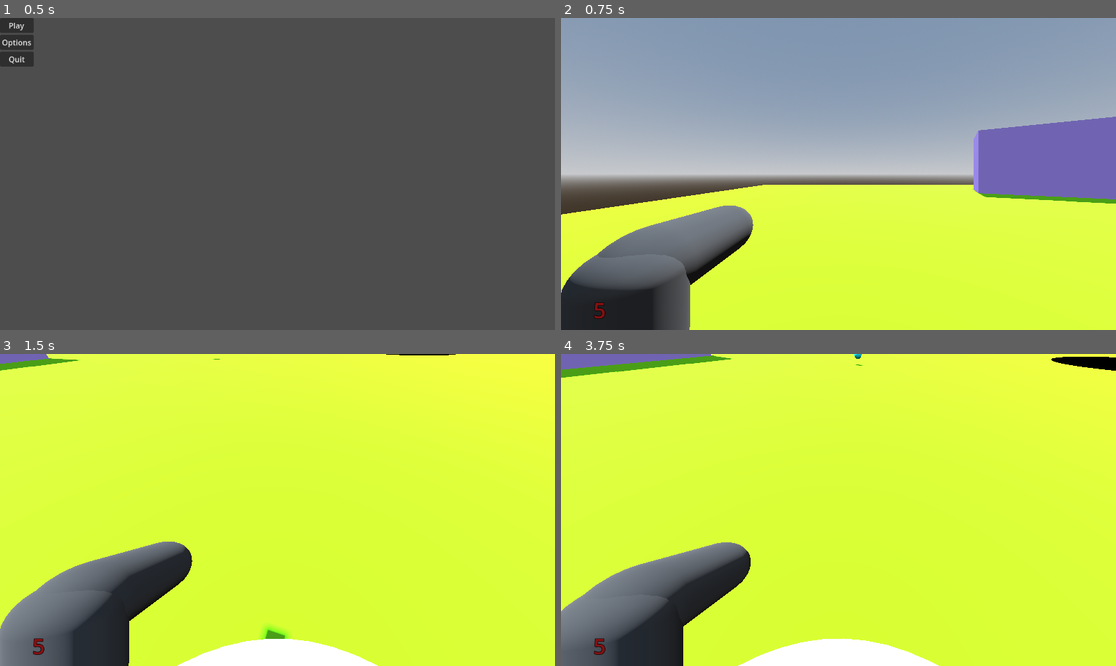
Above: before the commit, frames 1-4 (two rows, left to right).
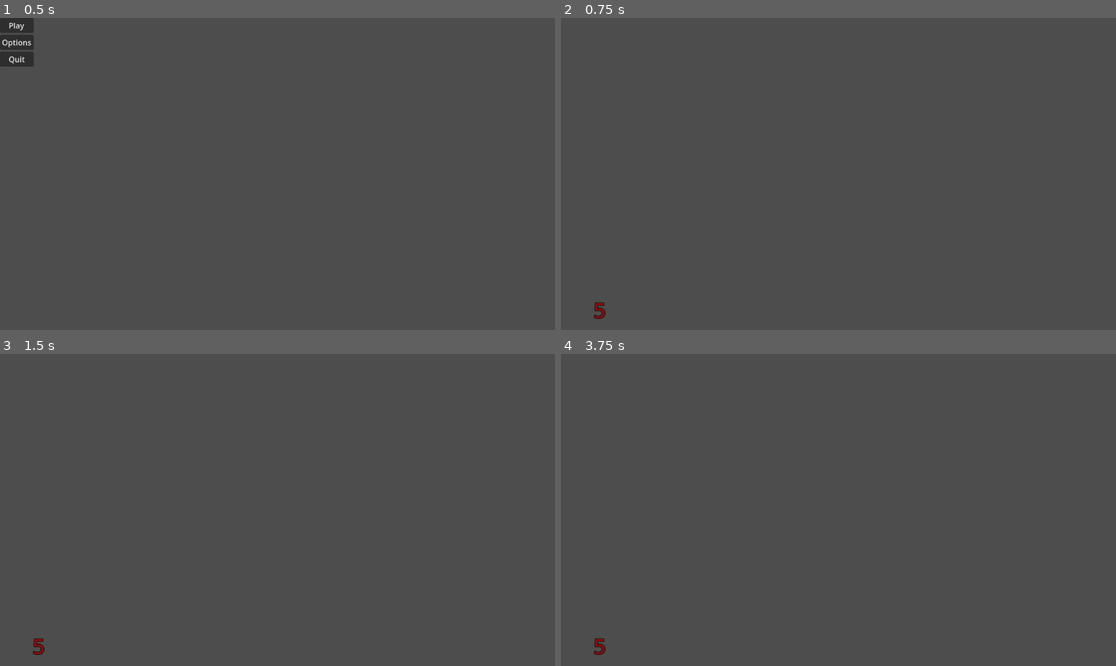
Above: after the commit, the same moments.

Repository: covmoore/potions_and_arsenals
Game: Godot game, scene res://scenes/MainMenu.tscn
Same seed, same stepped clock (60 frames per second), same inputs: the game is played once before the commit and once after it.
Inputs (mouse positions are in pixels of both pictures, inside the frame that each line leads up to):
- Up to frame 1 (0.5 s): no input
- Up to frame 2 (0.75 s): click "Play" at 0.5 s
- Up to frame 3 (1.5 s): tap Enter at 1.25 s; move the mouse to (305, 510) at 1.27 s; hold W (move_forward) from 1.28 s (still down); click (305, 510) at 1.35 s
- Up to frame 4 (3.75 s): tap Space (jump) at 1.52, 2.27, 2.75 s; move the mouse to (810, 510) at 2.02 s; tap V at 2.1, 3.6 s; move the mouse to (777, 447) at 2.77 s; release W (move_forward) at 2.78 s; hold D (move_right) 2.78-3.53 s; click (777, 447) at 2.85 s; tap Enter at 3.5 s; move the mouse to (816, 447) at 3.52 s; hold W (move_forward) from 3.53 s (still down); click (816, 447) at 3.67 s

Frame 1 is identical in both runs. In frame 2, 97% of the frame differs, in the area x 0-100%, y 0-100%; in frame 3, 98%; in frame 4, 98%.
Error after the commit: Parse Error: Identifier "player_instance" not declared in the current scope. (res://scenes/world.gd:18)

Commit message:
player now spawns on spawn point but enemy scripts broke

Diff:
--- a/model_scenes/enemy.gd
+++ b/model_scenes/enemy.gd
@@ -18,17 +18,18 @@
 	pass
 
 func _process(delta):
-	velocity = Vector3.ZERO
-	nav_agent.set_target_position(player.global_transform.origin)
-	look_at(Vector3(player.global_position.x, global_position.y, player.global_position.z), Vector3.UP)
-	var next_nav_point = nav_agent.get_next_path_position()
-	velocity = (next_nav_point - global_transform.origin).normalized() * SPEED
-	move_and_slide()
-	if _target_in_range():
-		var current_time = Time.get_ticks_msec()
-		if abs(current_time - last_attacked) > HIT_SPEED:
-			player.hit(1)
-			last_attacked = Time.get_ticks_msec()
+	if player != null:
+		velocity = Vector3.ZERO
+		nav_agent.set_target_position(player.global_transform.origin)
+		look_at(Vector3(player.global_position.x, global_position.y, player.global_position.z), Vector3.UP)
+		var next_nav_point = nav_agent.get_next_path_position()
+		velocity = (next_nav_point - global_transform.origin).normalized() * SPEED
+		move_and_slide()
+		if _target_in_range():
+			var current_time = Time.get_ticks_msec()
+			if abs(current_time - last_attacked) > HIT_SPEED:
+				player.hit(1)
+				last_attacked = Time.get_ticks_msec()
 
 func _target_in_range():
 	return global_position.distance_to(player.global_position) < ATTACK_RANGE
@@ -39,5 +40,7 @@
 		emit_signal("enemy_died")
 		queue_free()
 
-func _on_world_player_created(player_path):
+
+func _on_world_player_created():
+	print("PLAYER CREATED")
 	player = get_node(player_path)
--- a/model_scenes/player.tscn
+++ b/model_scenes/player.tscn
@@ -35,7 +35,6 @@
 
 [node name="Camera3D" type="Camera3D" parent="Head"]
 transform = Transform3D(1, 0, 0, 0, 1, 0, 0, 0, 1, 0, -0.541225, -0.399508)
-cull_mask = 1032191
 fov = 80.0
 
 [node name="TemHandGun" parent="Head/Camera3D" instance=ExtResource("2_nlt3j")]
--- a/scenes/Level1.tscn
+++ b/scenes/Level1.tscn
@@ -1,8 +1,8 @@
-[gd_scene load_steps=22 format=3 uid="uid://buyhvh6k31qu7"]
+[gd_scene load_steps=16 format=3 uid="uid://buyhvh6k31qu7"]
 
 [ext_resource type="Script" path="res://scenes/world.gd" id="1_aaeb4"]
+[ext_resource type="PackedScene" uid="uid://driaaxhm5pppt" path="res://model_scenes/temp_enemy.tscn" id="1_cs7gb"]
 [ext_resource type="PackedScene" uid="uid://cty3y68hwt6jn" path="res://model_scenes/player_spawn_point.tscn" id="2_c2mix"]
-[ext_resource type="PackedScene" uid="uid://5wpla3btmto1" path="res://model_scenes/enemy_spawn_area.tscn" id="5_1qsfv"]
 [ext_resource type="Script" path="res://UI/PlayerUI.gd" id="5_6kfod"]
 [ext_resource type="Script" path="res://UI/Inventory.gd" id="6_7giy0"]
 [ext_resource type="PackedScene" path="res://scenes/slot.tscn" id="6_8582x"]
@@ -93,6 +93,18 @@
 use_collision = true
 material = SubResource("StandardMaterial3D_6mppw")
 
+[node name="TempEnemy" parent="." instance=ExtResource("1_cs7gb")]
+transform = Transform3D(-0.974668, 0, -0.223658, 0, 1, 0, 0.223658, 0, -0.974668, 0, 1.10625, 13.1442)
+
+[node name="TempEnemy2" parent="." instance=ExtResource("1_cs7gb")]
+transform = Transform3D(-0.391695, 0, -0.920095, 0, 1, 0, 0.920095, 0, -0.391695, 11.0141, 1.10625, 9.16435)
+
+[node name="TempEnemy3" parent="." instance=ExtResource("1_cs7gb")]
+transform = Transform3D(0.520399, 0, -0.853924, 0, 1, 0, 0.853924, 0, 0.520399, 18.1917, 0.942921, -7.18677)
+
+[node name="TempEnemy4" parent="." instance=ExtResource("1_cs7gb")]
+transform = Transform3D(0.921335, 0, -0.38877, 0, 1, 0, 0.38877, 0, 0.921335, 3.71624, 0.942921, -15.3612)
+
 [node name="PlayerUI" type="Control" parent="."]
 layout_mode = 3
 anchors_preset = 0
@@ -135,131 +147,4 @@
 horizontal_alignment = 1
 vertical_alignment = 1
 
-[node name="pauseTxt" type="Label" parent="PlayerUI/CanvasLayer"]
-visible = false
-anchors_preset = 8
-anchor_left = 0.5
-anchor_top = 0.5
-anchor_right = 0.5
-anchor_bottom = 0.5
-offset_left = -20.0
-offset_top = -11.5
-offset_right = 20.0
-offset_bottom = 11.5
-grow_horizontal = 2
-grow_vertical = 2
-text = "Paused"
-label_settings = SubResource("LabelSettings_ed7c8")
-
-[node name="Inventory" type="GridContainer" parent="PlayerUI/CanvasLayer"]
-anchors_preset = 8
-anchor_left = 0.5
-anchor_top = 0.5
-anchor_right = 0.5
-anchor_bottom = 0.5
-offset_left = -166.0
-offset_top = -168.0
-offset_right = 166.0
-offset_bottom = 166.0
-grow_horizontal = 2
-grow_vertical = 2
-columns = 4
-script = ExtResource("6_7giy0")
-
-[node name="Slot" parent="PlayerUI/CanvasLayer/Inventory" instance=ExtResource("6_8582x")]
-layout_mode = 2
-script = ExtResource("8_jhcfk")
-
-[node name="Slot2" parent="PlayerUI/CanvasLayer/Inventory" instance=ExtResource("6_8582x")]
-layout_mode = 2
-script = ExtResource("8_jhcfk")
-
-[node name="Slot3" parent="PlayerUI/CanvasLayer/Inventory" instance=ExtResource("6_8582x")]
-layout_mode = 2
-script = ExtResource("8_jhcfk")
-
-[node name="Slot4" parent="PlayerUI/CanvasLayer/Inventory" instance=ExtResource("6_8582x")]
-layout_mode = 2
-script = ExtResource("8_jhcfk")
-
-[node name="Slot5" parent="PlayerUI/CanvasLayer/Inventory" instance=ExtResource("6_8582x")]
-layout_mode = 2
-script = ExtResource("8_jhcfk")
-
-[node name="Slot6" parent="PlayerUI/CanvasLayer/Inventory" instance=ExtResource("6_8582x")]
-layout_mode = 2
-script = ExtResource("8_jhcfk")
-
-[node name="Slot7" parent="PlayerUI/CanvasLayer/Inventory" instance=ExtResource("6_8582x")]
-layout_mode = 2
-script = ExtResource("8_jhcfk")
-
-[node name="Slot8" parent="PlayerUI/CanvasLayer/Inventory" instance=ExtResource("6_8582x")]
-layout_mode = 2
-script = ExtResource("8_jhcfk")
-
-[node name="Slot9" parent="PlayerUI/CanvasLayer/Inventory" instance=ExtResource("6_8582x")]
-layout_mode = 2
-script = ExtResource("8_jhcfk")
-
-[node name="Slot10" parent="PlayerUI/CanvasLayer/Inventory" instance=ExtResource("6_8582x")]
-layout_mode = 2
-script = ExtResource("8_jhcfk")
-
-[node name="Slot11" parent="PlayerUI/CanvasLayer/Inventory" instance=ExtResource("6_8582x")]
-layout_mode = 2
-script = ExtResource("8_jhcfk")
-
-[node name="Slot12" parent="PlayerUI/CanvasLayer/Inventory" instance=ExtResource("6_8582x")]
-layout_mode = 2
-script = ExtResource("8_jhcfk")
-
-[node name="Slot13" parent="PlayerUI/CanvasLayer/Inventory" instance=ExtResource("6_8582x")]
-layout_mode = 2
-script = ExtResource("8_jhcfk")
-
-[node name="Slot14" parent="PlayerUI/CanvasLayer/Inventory" instance=ExtResource("6_8582x")]
-layout_mode = 2
-script = ExtResource("8_jhcfk")
-
-[node name="Slot15" parent="PlayerUI/CanvasLayer/Inventory" instance=ExtResource("6_8582x")]
-layout_mode = 2
-script = ExtResource("8_jhcfk")
-
-[node name="Slot16" parent="PlayerUI/CanvasLayer/Inventory" instance=ExtResource("6_8582x")]
-layout_mode = 2
-script = ExtResource("8_jhcfk")
-
-[node name="AlchemyItem" parent="." instance=ExtResource("9_qbhlk")]
-script = ExtResource("10_11r1r")
-
-[node name="enemy_spawn_areas" type="Node3D" parent="."]
-
-[node name="EnemySpawnArea" parent="enemy_spawn_areas" instance=ExtResource("5_1qsfv")]
-transform = Transform3D(4.85252, 0, 0, 0, 2.1, 0, 0, 0, 5.59192, -3.08046, 0.0880904, 20.5988)
-
-[node name="EnemySpawnArea2" parent="enemy_spawn_areas" instance=ExtResource("5_1qsfv")]
-transform = Transform3D(7.99568, 0, 0, 0, 2.1, 0, 0, 0, 4.59062, 11.5965, 0.0880904, -8.95196)
-
-[node name="EnemySpawnArea3" parent="enemy_spawn_areas" instance=ExtResource("5_1qsfv")]
-transform = Transform3D(-1.85856, 0, -3.542, 0, 2.1, 0, 3.542, 0, -1.85856, 23.8161, 0.0880904, 10.7286)
-
-[connection signal="player_created" from="." to="PlayerUI" method="_on_world_player_created"]
-[connection signal="gui_input" from="PlayerUI/CanvasLayer/Inventory/Slot" to="PlayerUI/CanvasLayer/Inventory/Slot" method="_on_gui_input"]
-[connection signal="gui_input" from="PlayerUI/CanvasLayer/Inventory/Slot2" to="PlayerUI/CanvasLayer/Inventory/Slot2" method="_on_gui_input"]
-[connection signal="gui_input" from="PlayerUI/CanvasLayer/Inventory/Slot3" to="PlayerUI/CanvasLayer/Inventory/Slot3" method="_on_gui_input"]
-[connection signal="gui_input" from="PlayerUI/CanvasLayer/Inventory/Slot4" to="PlayerUI/CanvasLayer/Inventory/Slot4" method="_on_gui_input"]
-[connection signal="gui_input" from="PlayerUI/CanvasLayer/Inventory/Slot5" to="PlayerUI/CanvasLayer/Inventory/Slot5" method="_on_gui_input"]
-[connection signal="gui_input" from="PlayerUI/CanvasLayer/Inventory/Slot6" to="PlayerUI/CanvasLayer/Inventory/Slot6" method="_on_gui_input"]
-[connection signal="gui_input" from="PlayerUI/CanvasLayer/Inventory/Slot7" to="PlayerUI/CanvasLayer/Inventory/Slot7" method="_on_gui_input"]
-[connection signal="gui_input" from="PlayerUI/CanvasLayer/Inventory/Slot8" to="PlayerUI/CanvasLayer/Inventory/Slot8" method="_on_gui_input"]
-[connection signal="gui_input" from="PlayerUI/CanvasLayer/Inventory/Slot9" to="PlayerUI/CanvasLayer/Inventory/Slot9" method="_on_gui_input"]
-[connection signal="gui_input" from="PlayerUI/CanvasLayer/Inventory/Slot10" to="PlayerUI/CanvasLayer/Inventory/Slot10" method="_on_gui_input"]
-[connection signal="gui_input" from="PlayerUI/CanvasLayer/Inventory/Slot11" to="PlayerUI/CanvasLayer/Inventory/Slot11" method="_on_gui_input"]
-[connection signal="gui_input" from="PlayerUI/CanvasLayer/Inventory/Slot12" to="PlayerUI/CanvasLayer/Inventory/Slot12" method="_on_gui_input"]
-[connection signal="gui_input" from="PlayerUI/CanvasLayer/Inventory/Slot13" to="PlayerUI/CanvasLayer/Inventory/Slot13" method="_on_gui_input"]
-[connection signal="gui_input" from="PlayerUI/CanvasLayer/Inventory/Slot14" to="PlayerUI/CanvasLayer/Inventory/Slot14" method="_on_gui_input"]
-[connection signal="gui_input" from="PlayerUI/CanvasLayer/Inventory/Slot15" to="PlayerUI/CanvasLayer/Inventory/Slot15" method="_on_gui_input"]
-[connection signal="gui_input" from="PlayerUI/CanvasLayer/Inventory/Slot16" to="PlayerUI/CanvasLayer/Inventory/Slot16" method="_on_gui_input"]
-
-[editable path="AlchemyItem"]
+[connection signal="player_created" from="." to="TempEnemy" method="_on_world_player_created"]
--- a/scenes/world.gd
+++ b/scenes/world.gd
@@ -1,47 +1,16 @@
 extends Node3D
 
-enum DIFFICULTY {
-	PEACEFUL,
-	NORMAL
-}
-
-var game_difficulty = DIFFICULTY.NORMAL
-
 @onready var player_spawn_point = $PlayerSpawnPoint
-@onready var enemy_spawn_areas = $enemy_spawn_areas
 
 var player = load("res://model_scenes/player.tscn")
-var player_instance = null
-var enemy = load("res://model_scenes/temp_enemy.tscn")
-var rng = null
-var spawn_areas = null
-var timer = 0.0
-const max_enemies = 20
-const ENEMY_NUM_TRIGGER = 5
-var enemy_count = 0
-var spawn_delay = 2.0
-var delay_created = false
-
-enum SPAWN_STATE {
-	NO_SPAWN,
-	SPAWN
-}
-
-var enemy_spawn_state = SPAWN_STATE.NO_SPAWN
-
-
 signal player_created
 # Called when the node enters the scene tree for the first time.
 func _ready():
-	game_difficulty = DIFFICULTY.PEACEFUL
-	player_spawn_point.visible = false
-	player_instance = player.instantiate()
+	var player_instance = player.instantiate()
 	player_instance.position = player_spawn_point.global_position
 	player_instance.basis = player_spawn_point.global_transform.basis
 	add_child(player_instance)
-	emit_signal("player_created", player_instance.get_path())
-	spawn_areas = enemy_spawn_areas.get_children()
-	rng = RandomNumberGenerator.new()
+	emit_signal("player_created")
 
 
 # Called every frame. 'delta' is the elapsed time since the previous frame.
